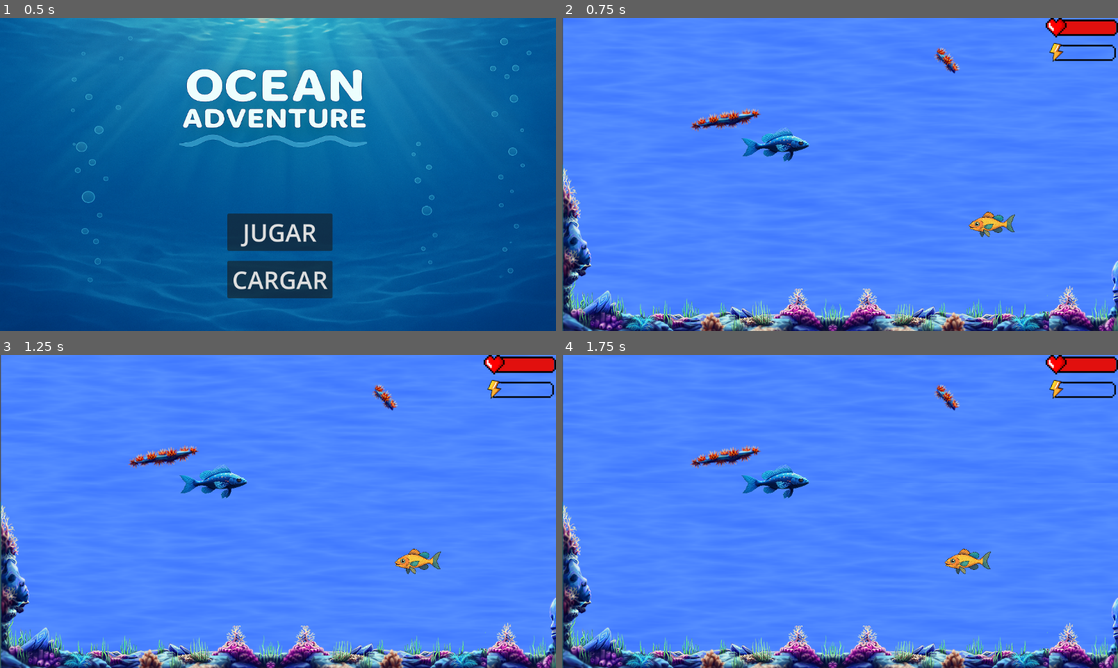
Above: before the commit, frames 1-4 (two rows, left to right).
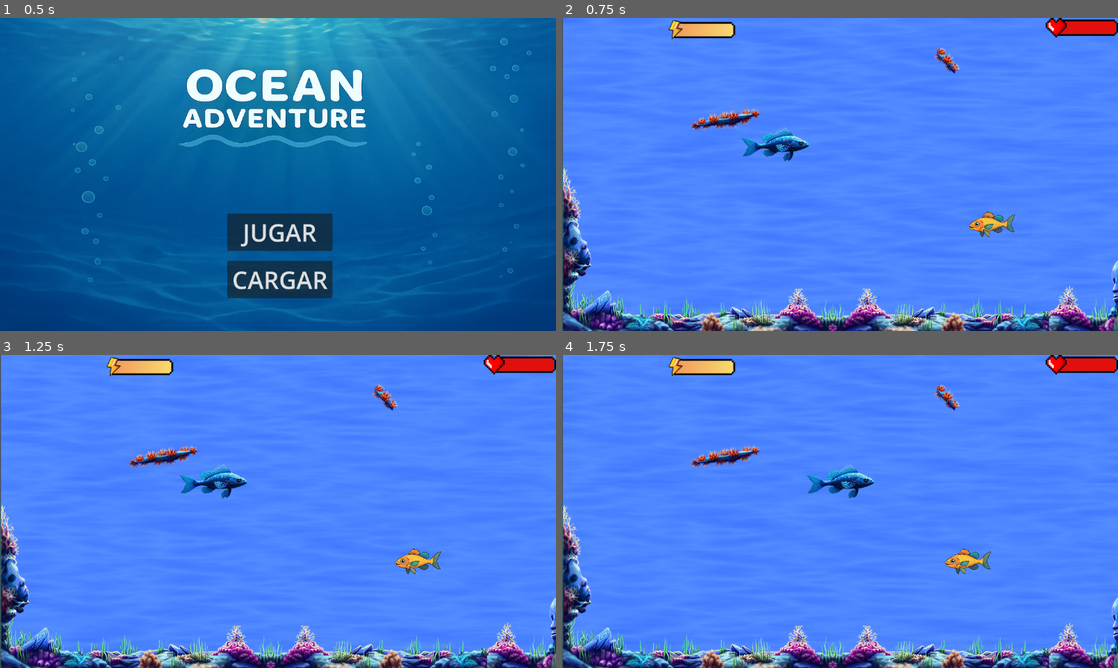
Above: after the commit, the same moments.

Repository: RocioBenavidez/ocean-adventure
Game: Godot game, scene res://escenas/HUB/menu.tscn
Two runs of this game, one before a commit and one after it. Both use one fixed random seed, a clock stepped at 60 frames per second and the inputs below. The engine's default icon, where the game draws it, is replaced by a stand-in: a white triangle on a blue panel in a dark square.
Inputs:
- Up to frame 1 (0.5 s): no input
- Up to frame 2 (0.75 s): click "JUGAR" at 0.5 s
- Up to frame 3 (1.25 s): no input
- Up to frame 4 (1.75 s): hold Right (ui_right) from 1.28 s (still down)

Frame 1 is identical in both runs. In frame 2, 0.8% of the frame differs, in the area x 19-100%, y 0-14%; in frame 3, 0.8%; in frame 4, 2.1%, in the area x 19-100%, y 0-46%.
Error before the commit: Parse Error: Identifier "time" not declared in the current scope. (res://scripts/entities/player.gd:13)

Commit message:
Avance barra energia

Diff:
--- a/escenas/HUB/HUD.tscn
+++ b/escenas/HUB/HUD.tscn
@@ -28,11 +28,13 @@
 anchor_top = 0.5
 anchor_right = 1.0
 anchor_bottom = 0.5
-offset_left = -144.0
-offset_top = -272.0
-offset_right = 6.0
-offset_bottom = -232.0
+offset_left = -933.0
+offset_top = -319.0
+offset_right = -783.0
+offset_bottom = -279.0
 grow_horizontal = 0
 grow_vertical = 2
-texture_under = ExtResource("4_pom5v")
-texture_progress = ExtResource("5_pfnlp")
+texture_under = ExtResource("5_pfnlp")
+texture_progress = ExtResource("4_pom5v")
+
+[node name="Timer" type="Timer" parent="."]
--- a/scripts/HUB/hud.gd
+++ b/scripts/HUB/hud.gd
@@ -1,9 +1,35 @@
 extends CanvasLayer
 
 @onready var health_bar: TextureProgressBar = $HealthBar
-@onready var time_bar: TextureProgressBar = $EnergyBar
+@onready var time_bar: TextureProgressBar = $TimeBar
+
 @export var tiempo_inicial: int = 60
-var tiempo_restante: int = tiempo_inicial
+
+var tiempo_restante: int = 0
+var timer: Timer
+
+func _ready():
+	tiempo_restante = tiempo_inicial
+	time_bar.max_value = tiempo_inicial
+	time_bar.value = tiempo_restante
+	set_time(tiempo_restante)
+
+	timer = Timer.new()
+	add_child(timer)
+	timer.wait_time = 1
+	timer.autostart = true
+	timer.one_shot = false
+	timer.connect("timeout", Callable(self, "_on_timer_timeout"))
+
+	var players = get_tree().get_nodes_in_group("player")
+	if players.size() > 0:
+		var player = players[0]
+		player.connect("health_changed", Callable(self, "_on_player_health_changed"))
+		player.connect("comer_comida", Callable(self, "_on_player_comer_comida"))
+		set_health(player.vida)
+
+	else:
+		print("⚠️ No se encontró ningún nodo en el grupo 'player'")
 
 func set_health(value: int):
 	health_bar.value = value
@@ -11,25 +37,12 @@
 func set_time(value: int):
 	time_bar.value = value
 
-func _ready():
-	var players = get_tree().get_nodes_in_group("player")
-	if players.size() > 0:
-		var player = players[0]
-		player.connect("health_changed", Callable(self, "_on_player_health_changed"))
-		player.connect("time_changed", Callable(self, "_on_player_time_changed"))
-		set_health(player.vida)
-
-		set_time(player.tiempo)
-	else:
-		print("⚠️ No se encontró ningún nodo en el grupo 'player'")
-
-	$Timer.star()
-
 func _on_player_health_changed(value: int):
 	set_health(value)
 
-func _on_player_time_changed(value: int):
-	set_time(value)
+func _on_player_comer_comida(tiempo_extra: int):
+	tiempo_restante += tiempo_extra
+	set_time(tiempo_restante)
 
 func _on_timer_timeout():
 	tiempo_restante -= 1
--- a/scripts/entities/player.gd
+++ b/scripts/entities/player.gd
@@ -1,24 +1,14 @@
 extends CharacterBody2D
+
 signal health_changed(vida)
-signal energy_changed(energia)
+signal comer_comida(tiempo_extra)
+
 @export var speed: float = 300
 @export var vida: int = 100
-@export var tiempo: int = 60
-var atontado: bool = false
-var tiempo_atontado: Timer
+
 
 func _ready():
 	$Area2D.connect("area_entered",Callable(self,"_on_area_entered"))
-
-	time = Timer.new()
-	add_child(time)
-	time.wait_time = 1
-	time.autostart = true
-	time.connect("timeout", self, "_on_time_timeout")
-
-	tiempo_atontado = Timer.new()
-	add.child(tiempo_atontado)
-	tiempo_atontado.connect("timeout", self, "_on_atontado_timeout")
 
 func _physics_process(delta):
 	var input_vector = Vector2.ZERO
@@ -36,11 +26,13 @@
 	if velocity.x != 0:
 		$Sprite.flip_h = velocity.x < 0
 
+func consumir_comida(food: int):
+	emit_signal("time_changed", food)  # HUD recibirá esto y sumará tiempo
+	print("Comiste algo. Se agregó tiempo extra: %d" % food)
 
 func _on_area_entered(area):
-
 	if area is Food:
-		consumir_comida(area.bonus)
+		emit_signal("comer_comida", area.bonus)
 		area.queue_free()
 		return
 
@@ -56,27 +48,5 @@
 	if vida <= 0:
 		morir()
 
-func consumir_comida(bonus: int):
-	tiempo += bonus
-	emit_signal("time_changed", tiempo)  # Emitimos la señal
-	print("Comiste algo. Tiempo actual: %d" % tiempo)
-
-func atontar():
-	atontado = true
-	tiempo_atontado.start(3)
-
-func _on_atontado_timeout():
-	atontado = false
-	print("Ya no estás atontado")
-
-func _on_time_timeout():
-	tiempo -= 10
-	emit_signal("time_changed", tiempo)
-	if tiempo <= 0:
-		game_over_se_acabo_el_tiempo()
-
-func game_over_se_acabo_el_tiempo():
-	print("GAME OVER se te acabó el tiempo")
-
 func  morir():
 	print("El jugador ha muerto.")
